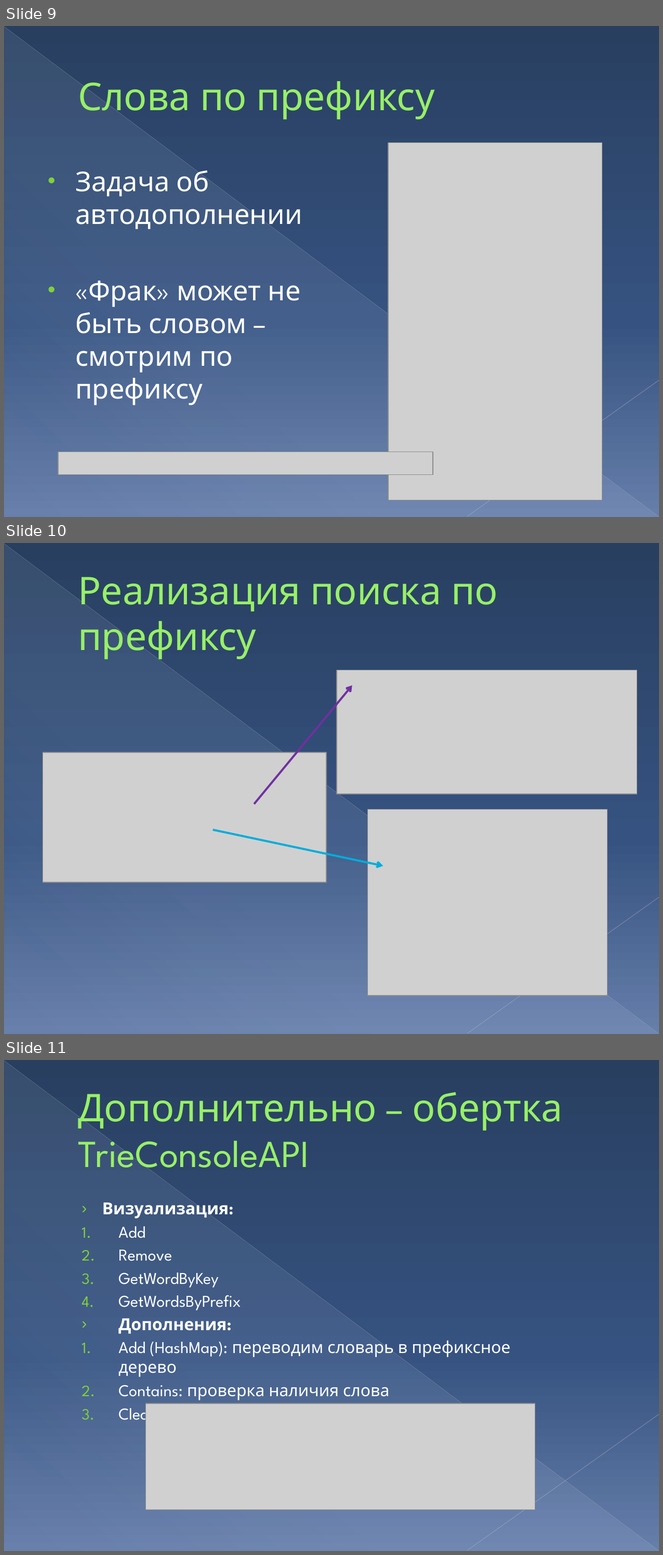
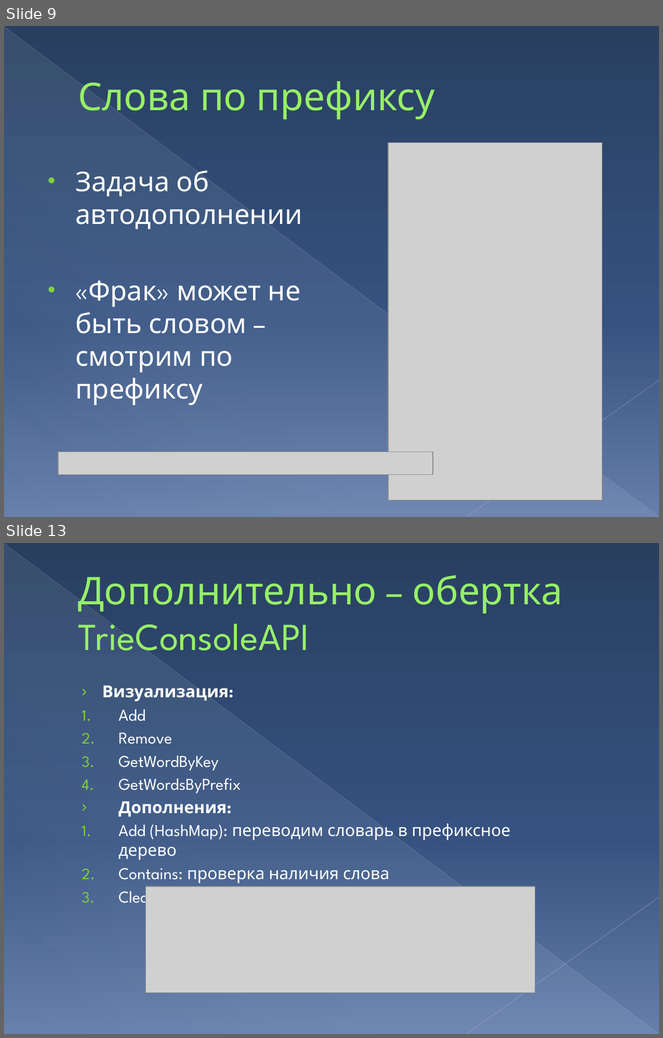
Before and after one commit to dekabrsky/prefixTree, a slide deck: 26.pptx. Shown one above the other, each under a label of ours: slides 9, 10 and 11 before the commit, slides 9 and 13 after it; the slides between them are not shown. The pictures are 663x1555 and 663x1038 pixels, drawn with LibreOffice and Linux fonts; fonts in the diff are those of the drawing; grey boxes stand for pictures. Boxes give left, top, right and bottom in pixels: in the first picture for what was removed or moved away, otherwise in the second. Text is boxed around its words. In the diff, an @@ line names an element or a change of style, - is before the commit and + after.

```diff
--- a/26.pptx
+++ b/26.pptx
@@ slide 10 removed at bbox=[4, 543, 659, 1034], background gradient #293F60 to #375380 to #667FAC; not listed: 3 template elements that a slide beside it also shows @@
@@ title removed at bbox=[78, 577, 498, 660] @@
-Реализация поиска по префиксу
@@ picture removed at bbox=[337, 670, 637, 795] @@
@@ arrow removed from (254, 805) to (352, 686) @@
@@ picture removed at bbox=[42, 753, 326, 883] @@
@@ picture removed at bbox=[367, 809, 607, 996] @@
@@ arrow removed from (213, 830) to (384, 866) @@
@@ what was slide 11 is now slide 13 @@
```
Also in this commit, not shown: 5 slides changed, 1 slide added, 9 other files.
